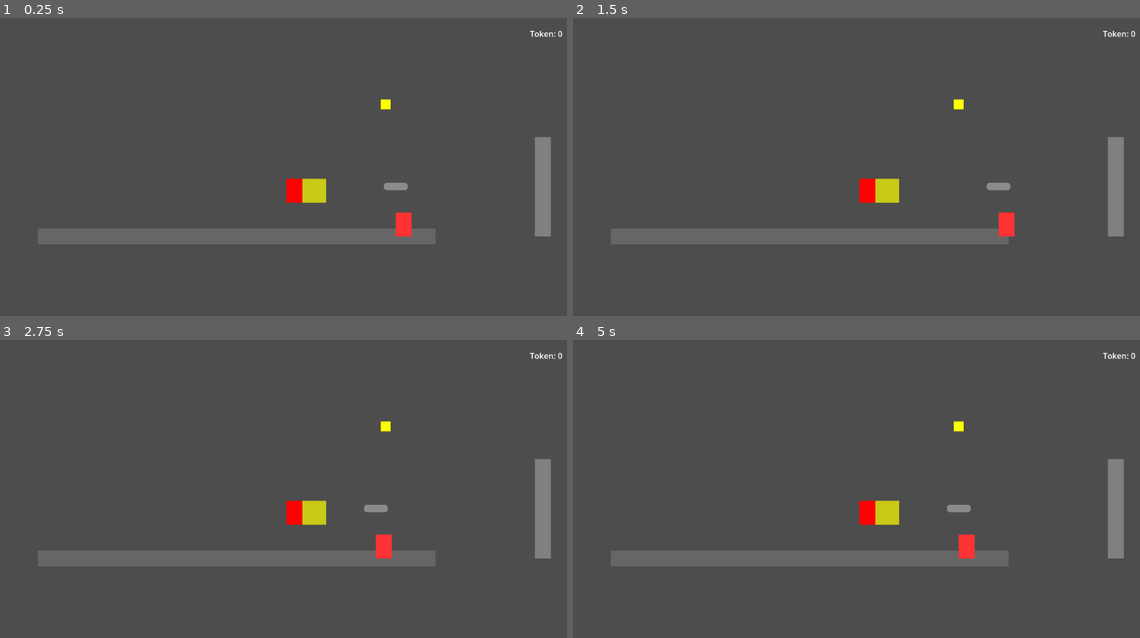
Above: before the commit, frames 1-4 (two rows, left to right).
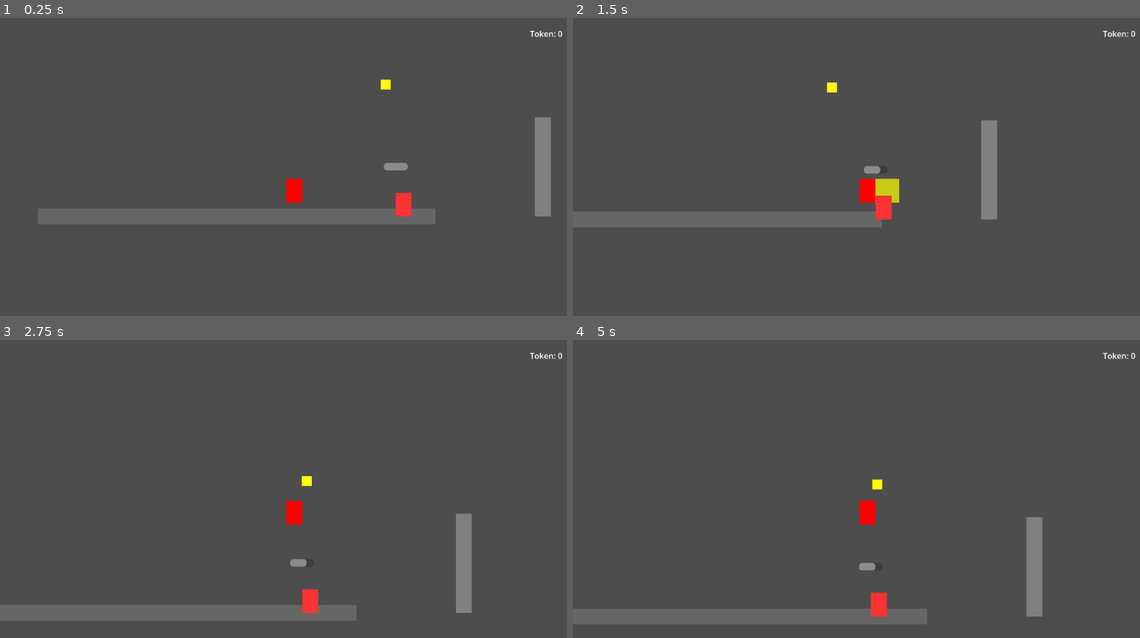
Above: after the commit, the same moments.

Repository: qq554597352/infinity-exe
Game: Godot game, scene res://scenes/levels/test_level.tscn
Two runs of this game, one before a commit and one after it. Both use one fixed random seed, a clock stepped at 60 frames per second and the inputs below.
Inputs:
- Up to frame 1 (0.25 s): no input
- Up to frame 2 (1.5 s): hold D (move_right) from 0.53 s (still down); tap J (attack) at 0.6, 1.35 s; tap Space (jump) at 0.77 s
- Up to frame 3 (2.75 s): tap Space (jump) at 1.52 s; release D (move_right) at 2.03 s; hold A (move_left) from 2.03 s (still down); tap E (grapple) at 2.1 s; tap J (attack) at 2.3 s
- Up to frame 4 (5 s): release A (move_left) at 2.78 s; hold D (move_right) 2.78-4.28 s; tap J (attack) at 2.85, 3.6, 4.55 s; tap Space (jump) at 3.02, 3.77, 4.52 s; hold A (move_left) from 4.28 s (still down); tap E (grapple) at 4.35 s

The runs differ from the first frame. In frame 1, 8.6% of the frame differs, in the area x 6-98%, y 20-76%; in frame 2, 9.0%; in frame 3, 9.8%; in frame 4, 9.8%, in the area x 0-98%, y 27-96%.
Error before the commit: Parse Error: Cannot infer the type of "to_enemy" variable because the value doesn't have a set type. (res://scripts/player/player_controller.gd:174)

Commit message:
fix: explicit type declaration for to_enemy variable

Diff:
--- a/scripts/player/player_controller.gd
+++ b/scripts/player/player_controller.gd
@@ -171,8 +171,8 @@
 		# 检查是否在攻击范围内
 		if distance < attack_range:
 			# 检查敌人是否在攻击方向上
-			var to_enemy := enemy.global_position - global_position
-			var dot_product := to_enemy.normalized().dot(Vector2.RIGHT * facing_direction)
+			var to_enemy: Vector2 = enemy.global_position - global_position
+			var dot_product: float = to_enemy.normalized().dot(Vector2.RIGHT * facing_direction)
 
 			print("攻击方向点积: ", dot_product)
 
